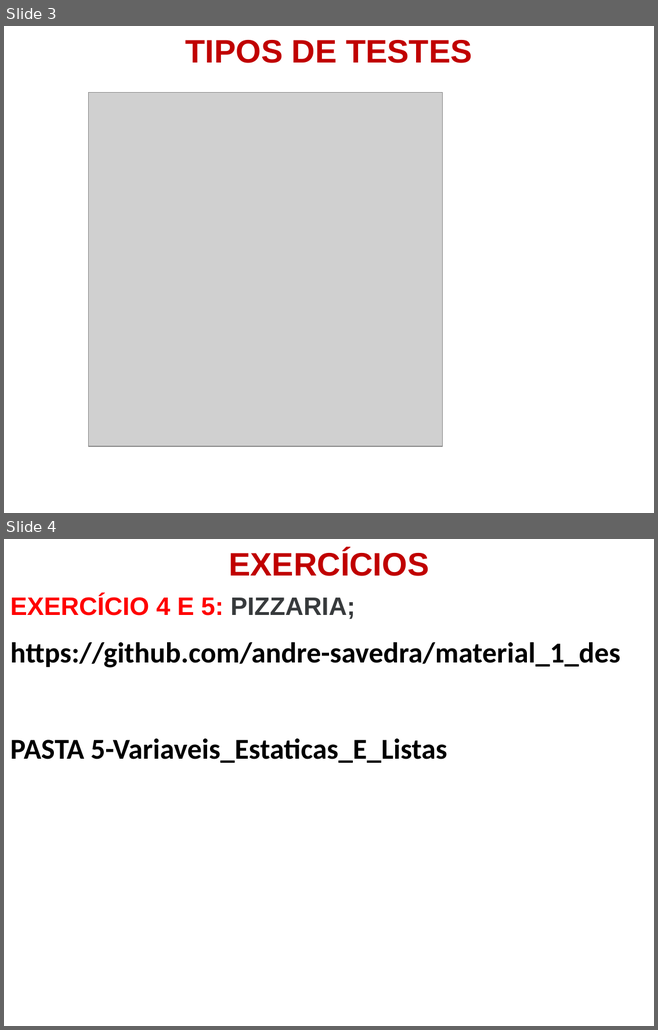
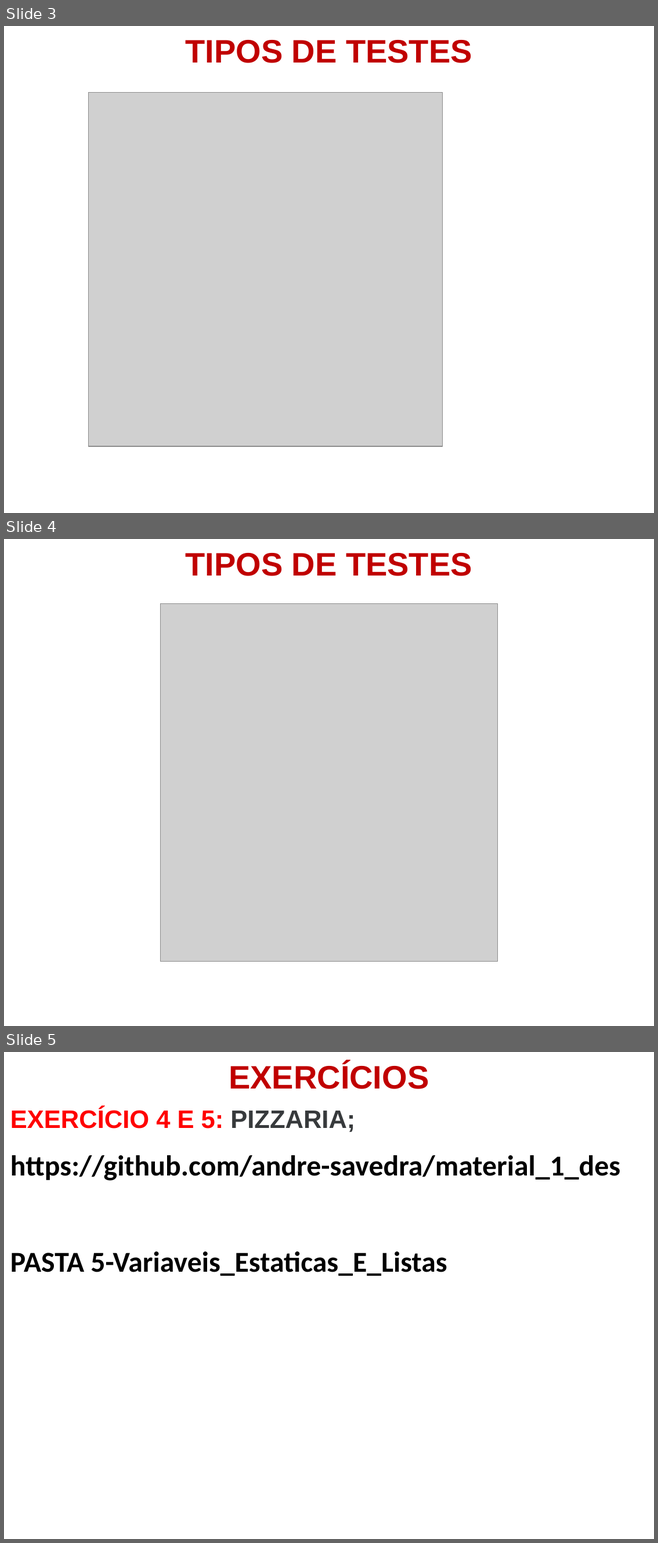
Before and after one commit to andre-savedra/material_1_des, a slide deck: 5-Variaveis_Estaticas_E_Listas/FPOO-6.ppt. Shown one above the other, each under a label of ours: slides 3 and 4 before the commit, slides 3, 4 and 5 after it. The pictures are 658x1030 and 658x1543 pixels, drawn with LibreOffice and Linux fonts; fonts in the diff are those of the drawing; grey boxes stand for pictures; background and template pictures are left out. Boxes give left, top, right and bottom in pixels: in the first picture for what was removed or moved away, otherwise in the second. Text is boxed around its words. In the diff, an @@ line names an element or a change of style, - is before the commit and + after.

Commit message:
added_ppt5

```diff
--- a/5-Variaveis_Estaticas_E_Listas/FPOO-6.ppt
+++ b/5-Variaveis_Estaticas_E_Listas/FPOO-6.ppt
@@ slide 4 added at <box>4,539,654,1026</box>, background picture (left out) @@
@@ text added at <box>186,553,472,576</box>, 36 pt, text #C00000, bold @@
+TIPOS DE TESTES
@@ picture added at <box>161,603,498,961</box> @@
@@ what was slide 4 is now slide 5 @@
```
